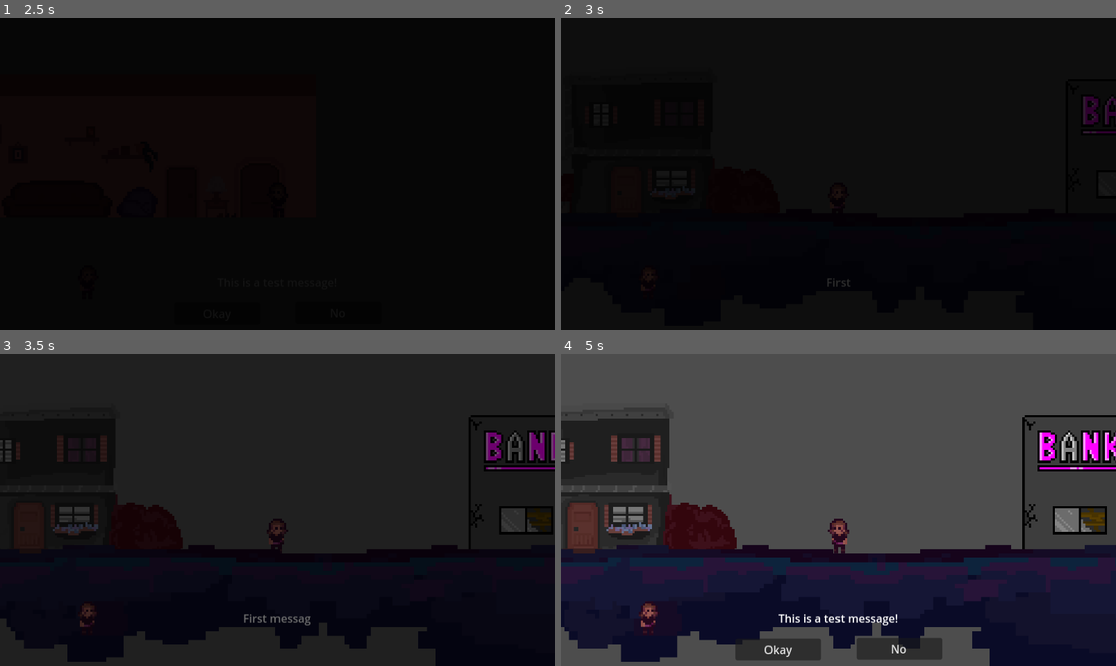
Above: before the commit, frames 1-4 (two rows, left to right).
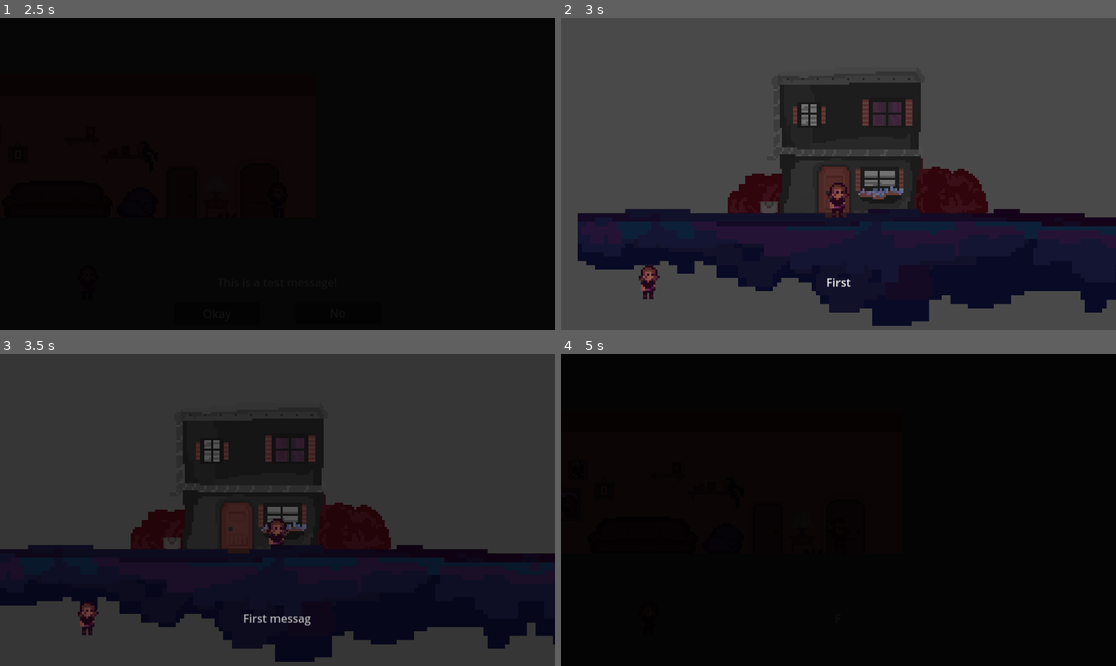
Above: after the commit, the same moments.

Repository: jjkool1214/MotherWakeUp
Game: Godot game, scene res://scenes/HomeInterior.tscn
Two runs of this game, one before a commit and one after it. Both use one fixed random seed, a clock stepped at 60 frames per second and the inputs below. This scene is started directly instead of the project's main scene.
Inputs:
- Up to frame 1 (2.5 s): hold Right (right) 0.53-2.03 s; tap E (interact) at 0.6, 1.55, 2.1 s; tap Space (dialogue) at 1.35 s; hold Left (left) from 2.03 s (still down)
- Up to frame 2 (3 s): tap Enter at 2.75 s; release Left (left) at 2.78 s; hold Right (right) from 2.78 s (still down); tap E (interact) at 2.85 s
- Up to frame 3 (3.5 s): keep holding Right (right)
- Up to frame 4 (5 s): tap Space (dialogue) at 3.6 s; tap E (interact) at 3.8, 4.35 s; release Right (right) at 4.28 s; hold Left (left) from 4.28 s (still down)

Frame 1 is identical in both runs. In frame 2, 92% of the frame differs, in the area x 0-100%, y 0-100%; in frame 3, 28%; in frame 4, 96%.

Commit message:
Fixed player position on door enter

Diff:
--- a/assets/scripts/door.gd
+++ b/assets/scripts/door.gd
@@ -1,15 +1,15 @@
 extends Area2D
+
+signal trigger_player_teleport
 
 var can_enter = false
 
 @export var target_scene: String = ""
-
-func _ready():
-	pass
+@export var target_position: Vector2 = Vector2.ZERO
 
 func _process(delta):
 	if can_enter && Input.is_action_just_pressed("interact"):
-		Game.change_scene(target_scene)
+		Game.change_scene(target_scene, target_position)
 
 func _on_body_entered(body: Node2D) -> void:
 	if body.get_class() == "CharacterBody2D":
--- a/assets/scripts/game.gd
+++ b/assets/scripts/game.gd
@@ -1,18 +1,21 @@
 extends Node
 
+signal trigger_player_teleport
+
 var game_state: State = State.TITLE
+var enter_door_target_position: Vector2 = Vector2.ZERO
 
 enum State { TITLE, STAGE_0, STAGE_1, STAGE_2, STAGE_3 }
 enum Scene { TITLE_MENU, EXTERIORS, HOME_INTERIOR, CAVE_INTERIOR }
 
 const all_scenes = {
 	"exteriors": preload("res://scenes/Exteriors.tscn"),
-	"home_interior": preload("res://scenes/HomeInterior.tscn"),
-	"cave_interior": preload("res://scenes/Cave.tscn"),
+	"home-interior": preload("res://scenes/HomeInterior.tscn"),
+	"cave-interior": preload("res://scenes/Cave.tscn"),
 	"mother-room": preload("res://scenes/MotherRoom.tscn")
 }
 
-func change_scene(key):
+func change_scene(key: String, target_position: Vector2):
 	if not key in all_scenes:
 		return
 
@@ -20,3 +23,4 @@
 	Transition.start_fade()
 	await Transition.on_transition_finished
 	get_tree().change_scene_to_packed(scene)
+	enter_door_target_position = target_position
--- a/assets/scripts/character.gd
+++ b/assets/scripts/player.gd
@@ -1,8 +1,14 @@
 extends CharacterBody2D
+
+class_name Player
 
 const SPEED = 50.0
 
 func _ready():
+	if not Game.enter_door_target_position == Vector2.ZERO:
+		global_position = Game.enter_door_target_position
+		Game.enter_door_target_position = Vector2.ZERO
+
 	$Camera2D/Dialogue.start_dialogue("test-0")
 
 func _physics_process(delta):
@@ -25,13 +31,3 @@
 		velocity += get_gravity() * delta
 
 	move_and_slide()
-
-
-func _on_area_2d_body_entered(body: Node2D) -> void:
-	$"../Home/Area2D/DoorInput".text = "You can enter BITCH BOT"
-	print("shit yourself")
-
-
-func _on_area_2d_body_exited(body: Node2D) -> void:
-	$"../Home/Area2D/DoorInput".text = ""
-	print("shit yourself")
--- a/scenes/HomeInterior.tscn
+++ b/scenes/HomeInterior.tscn
@@ -54,3 +54,4 @@
 position = Vector2(109, 38)
 scale = Vector2(3, 1.956)
 target_scene = "exteriors"
+target_position = Vector2(-355, 54)
--- a/scenes/Player.tscn
+++ b/scenes/Player.tscn
@@ -1,6 +1,6 @@
 [gd_scene load_steps=13 format=3 uid="uid://crlgma5lhti8w"]
 
-[ext_resource type="Script" path="res://assets/scripts/character.gd" id="1_diema"]
+[ext_resource type="Script" path="res://assets/scripts/player.gd" id="1_diema"]
 [ext_resource type="Texture2D" uid="uid://c81co40g4y1b5" path="res://assets/sprites/characters/Pandora/Pandora_fall.png" id="2_puogd"]
 [ext_resource type="Texture2D" uid="uid://bby22pno6vbou" path="res://assets/sprites/characters/Pandora/Pandora_idle.png" id="3_4t1l6"]
 [ext_resource type="Texture2D" uid="uid://cpr5vciy2b5k3" path="res://assets/sprites/characters/Pandora/Pandora_walk.png" id="4_stfxu"]
--- a/scenes/home.tscn
+++ b/scenes/home.tscn
@@ -1,11 +1,12 @@
 [gd_scene load_steps=3 format=3 uid="uid://cvgba3sx5xu3l"]
 
-[ext_resource type="Texture2D" uid="uid://bdjday43hxuft" path="res://assets/sprites/physical/home/Home_Exterior.PNG" id="1_hnoa0"]
-[ext_resource type="PackedScene" uid="uid://ih7xpwj2rrn2" path="res://scenes/Door.tscn" id="2_sxaec"]
+[ext_resource type="Texture2D" uid="uid://bdjday43hxuft" path="res://assets/sprites/physical/home/Home_Exterior.PNG" id="1_lg2tq"]
+[ext_resource type="PackedScene" path="res://scenes/Door.tscn" id="2_w5jpa"]
 
 [node name="Home" type="Sprite2D"]
-texture = ExtResource("1_hnoa0")
+texture = ExtResource("1_lg2tq")
 
-[node name="Door" parent="." instance=ExtResource("2_sxaec")]
+[node name="Door" parent="." instance=ExtResource("2_w5jpa")]
 position = Vector2(-9, 15)
-target_scene = "home_interior"
+target_scene = "home-interior"
+target_position = Vector2(109, 42)
Not shown: 1 places in scenes/HomeInterior.tscn that only renumber resources
